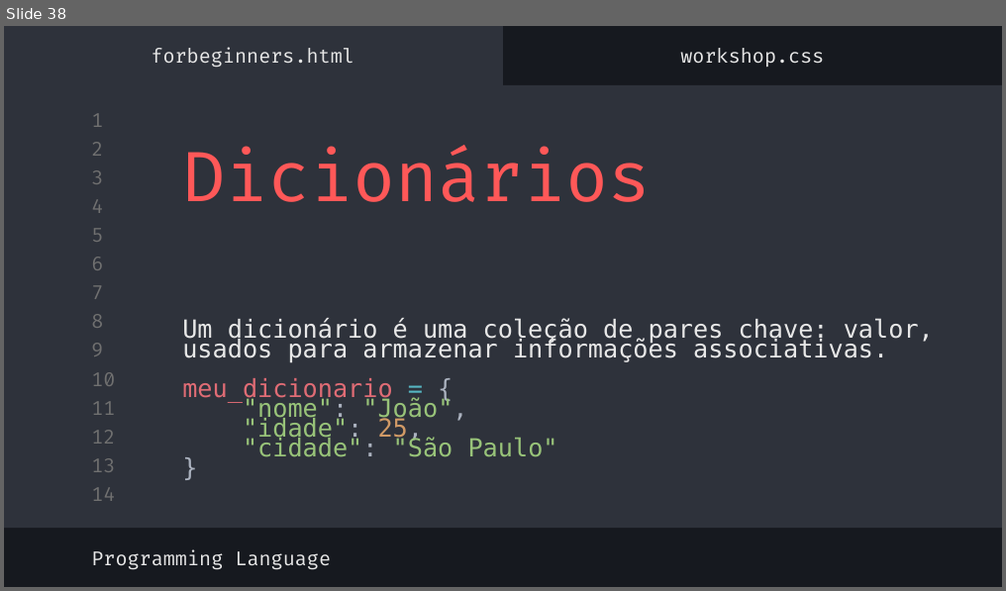
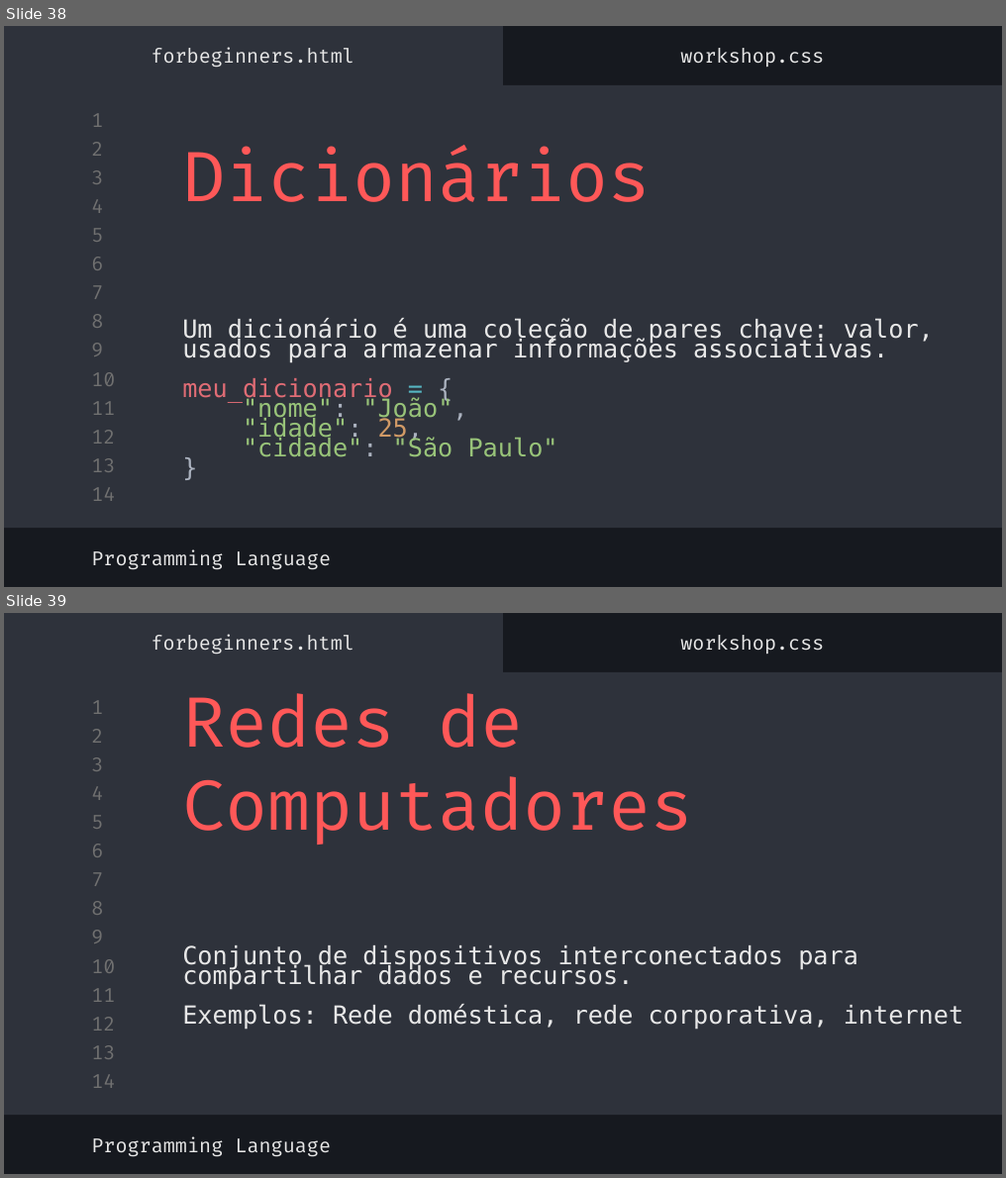
Before and after one commit to MatheusgMoreira/logica_programacao, a slide deck: lógica_de_programação.pptx. Shown one above the other, each under a label of ours: slide 38 before the commit, slides 38 and 39 after it. The pictures are 1006x591 and 1006x1178 pixels, drawn with LibreOffice and Linux fonts; fonts in the diff are those of the drawing. Boxes give left, top, right and bottom in pixels: in the first picture for what was removed or moved away, otherwise in the second. Text is boxed around its words. In the diff, an @@ line names an element or a change of style, - is before the commit and + after.

```diff
--- a/lógica_de_programação.pptx
+++ b/lógica_de_programação.pptx
@@ slide 39 added at <box>4,613,1002,1174</box>, background #16191F; not listed: 16 template elements that a slide beside it also shows @@
@@ subtitle added at <box>152,635,354,655</box>, 14 pt, text #E7E7E7 @@
+forbeginners.html
@@ subtitle added at <box>680,635,824,654</box>, 14 pt, text #E7E7E7 @@
+workshop.css
@@ title added at <box>182,693,694,845</box>, 50 pt, text #FF5858 @@
+Redes de Computadores
@@ title added at <box>182,946,963,1030</box>, 18 pt, text #E7E7E7 @@
+Conjunto de dispositivos interconectados para compartilhar dados e recursos.
+Exemplos: Rede doméstica, rede corporativa, internet
@@ subtitle added at <box>91,1137,331,1157</box>, 14 pt, text #E7E7E7 @@
+Programming Language
```
Also in this commit, not shown: 8 other slides added.
